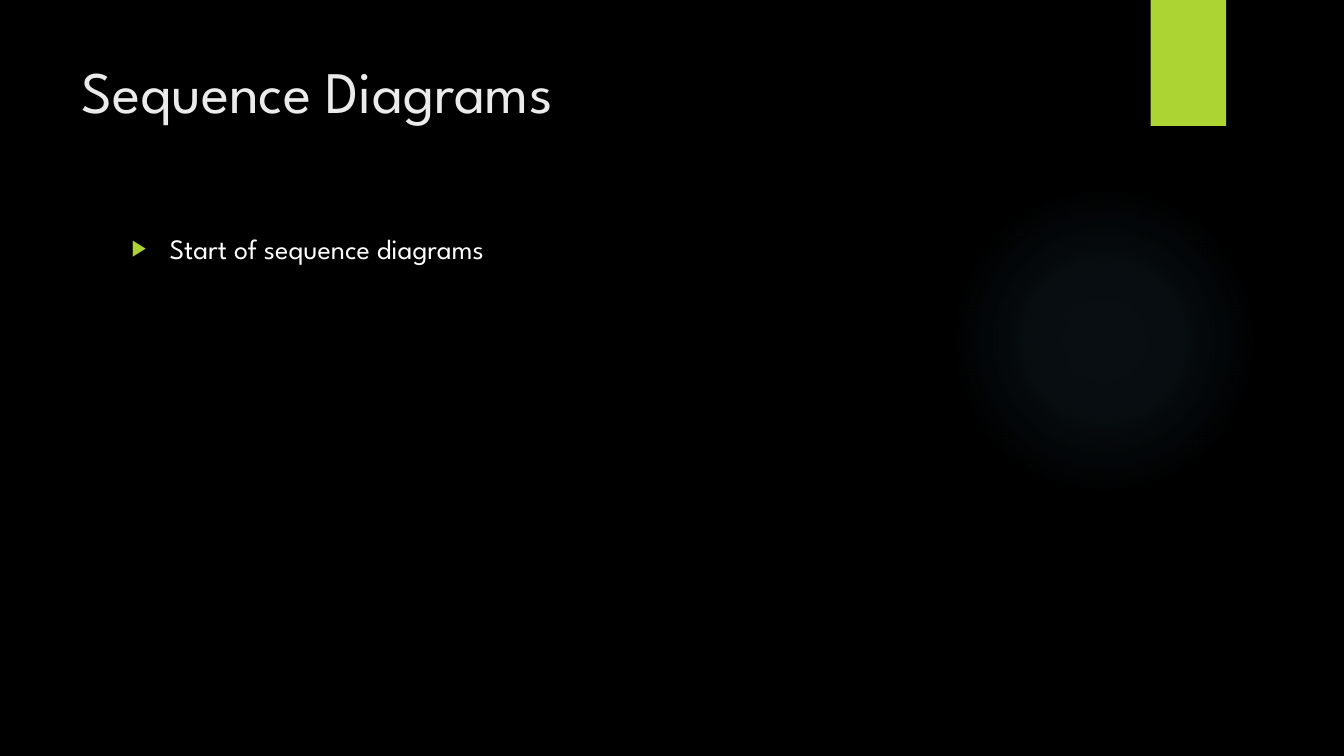
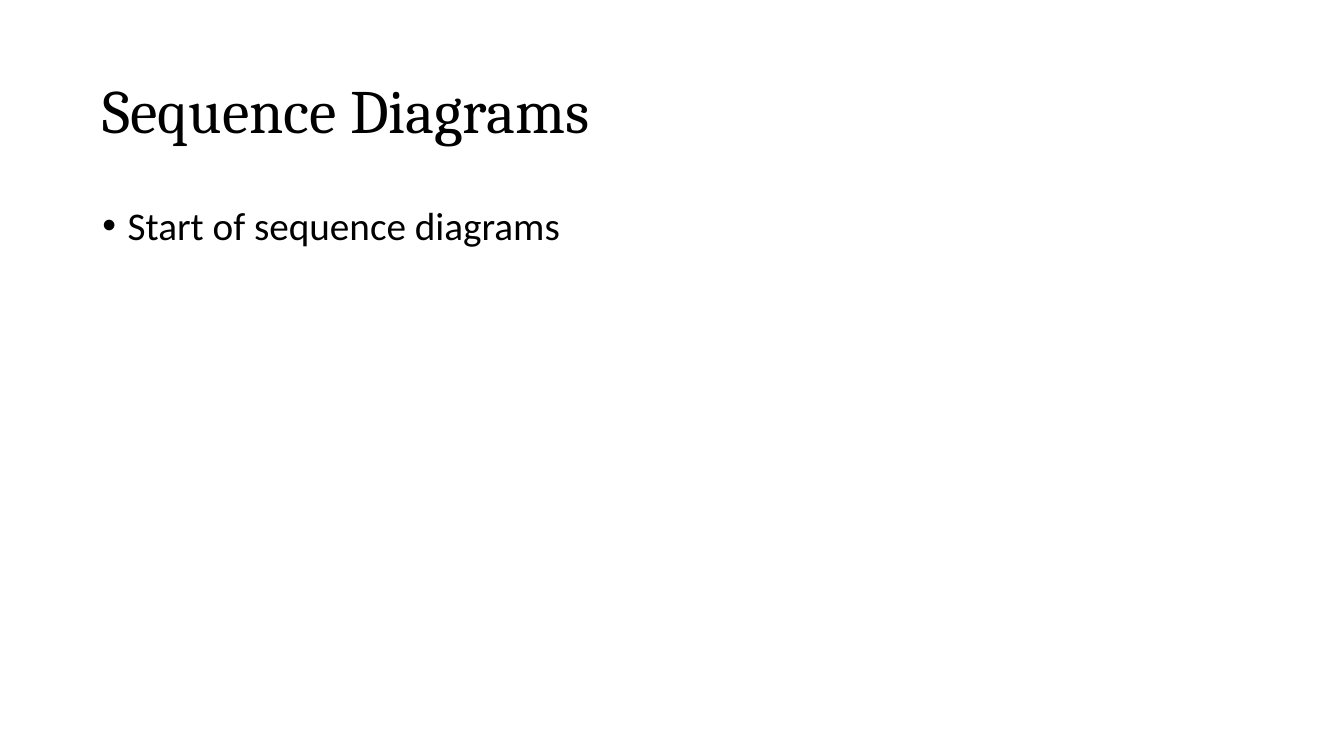
Before and after one commit to cewrobel/Colt_Timeline, a slide deck: slide 5 of presentation/Timeline_Design.pptx. Drawn at 1344x756 pixels with LibreOffice and Linux fonts; fonts in the diff are those of the drawing; background and template pictures are left out. Boxes give left, top, right and bottom in pixels: in the first picture for what was removed or moved away, otherwise in the second. Text is boxed around its words. In the diff, an @@ line names an element or a change of style, - is before the commit and + after.

Commit message:
format change to design ppt

```diff
--- a/presentation/Timeline_Design.pptx
+++ b/presentation/Timeline_Design.pptx
@@ background picture (left out) to #FFFFFF @@
@@ rectangle removed at box(1150, 0, 1226, 126) @@
@@ title "Sequence Diagrams": place and size @@
-title "Sequence Diagrams" at box(81, 73, 553, 126)
+title "Sequence Diagrams" at box(102, 91, 589, 147)
@@ title "Sequence Diagrams" at box(102, 91, 589, 147): size 42 to 44 pt, font League Spartan to Cambria, text colour #EBEBEB to #000000; line spacing 1 to 0.9; vertical alignment top to middle @@
@@ text "Start of sequence diagrams": place and size @@
-text "Start of sequence diagrams" at box(170, 239, 484, 265)
+text "Start of sequence diagrams" at box(128, 212, 560, 247)
@@ text "Start of sequence diagrams" at box(128, 212, 560, 247): size 20 to 28 pt, font League Spartan to Calibri, text colour #FFFFFF to #000000; bullet ▶ to •; line spacing 1 to 0.9 @@
@@ ellipse removed at box(949, 185, 1259, 495) @@
```
Also in this commit, not shown: 6 other slides changed.
